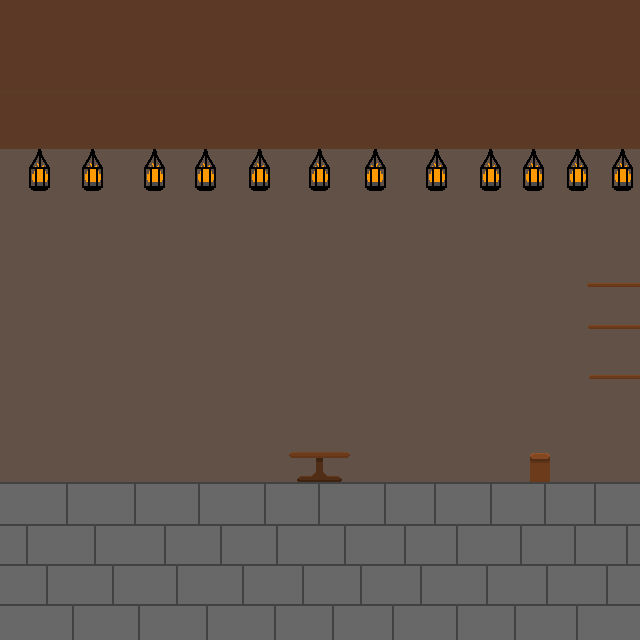
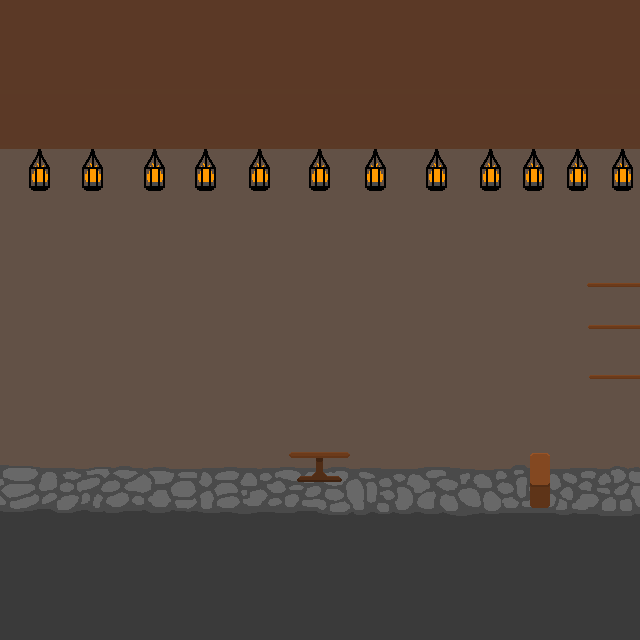
Before/after of a (640, 640) layered artwork. What changed in the layer stack:
painted on "Bar" over [530, 457, 550, 508]
added layer "WoodFloor" above "Floor" over [0, 465, 640, 640]
painted on "Floor" over [0, 484, 134, 524]
